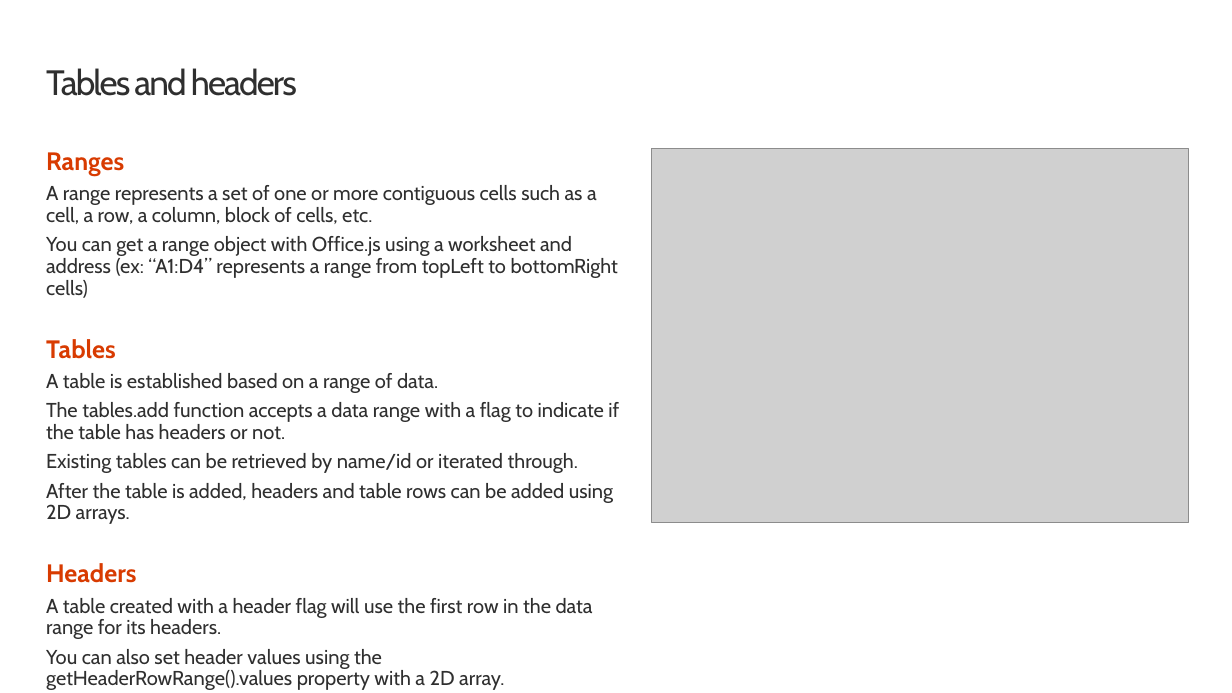
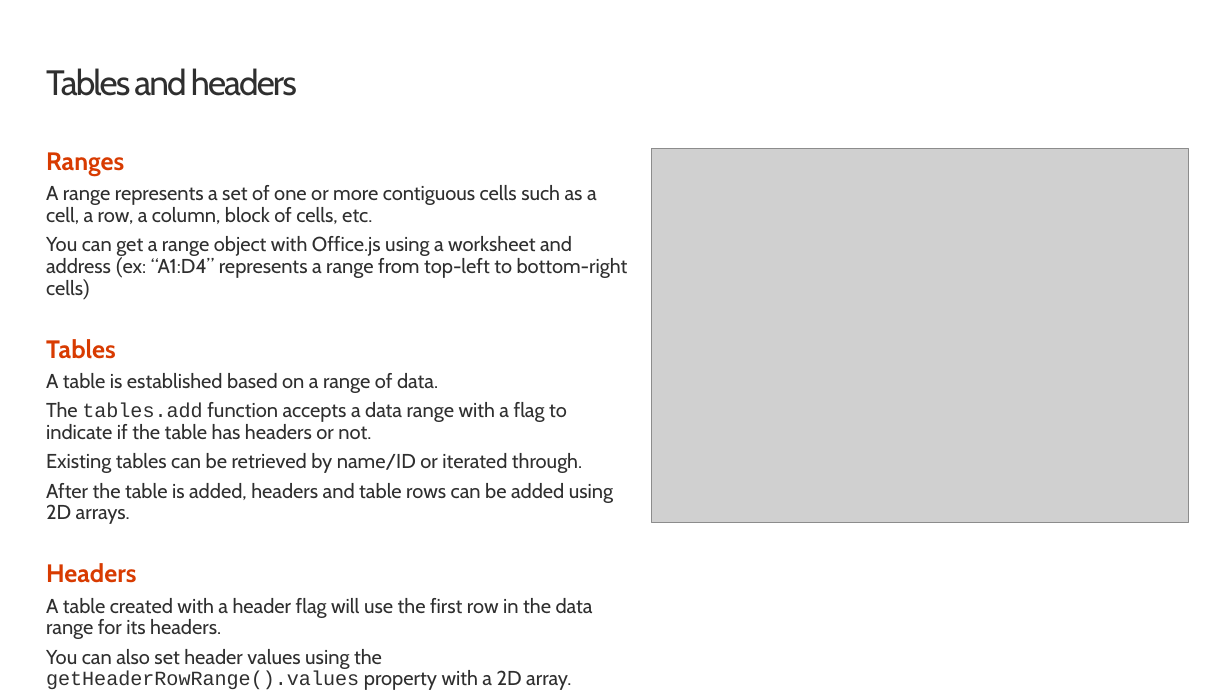
Before and after one commit to OfficeDev/TrainingContent, a slide deck: slide 6 of OfficeAddin/02 Building Add-ins for Microsoft Excel/01 Tables and Charts in Excel Add-ins.pptx. Drawn at 1232x693 pixels with LibreOffice and Linux fonts; fonts in the diff are those of the drawing; grey boxes stand for pictures; background and template pictures are left out. Boxes give left, top, right and bottom in pixels: in the first picture for what was removed or moved away, otherwise in the second. Text is boxed around its words. In the diff, an @@ line names an element or a change of style, - is before the commit and + after.

```diff
--- a/OfficeAddin/02 Building Add-ins for Microsoft Excel/01 Tables and Charts in Excel Add-ins.pptx
+++ b/OfficeAddin/02 Building Add-ins for Microsoft Excel/01 Tables and Charts in Excel Add-ins.pptx
@@ text at box(46, 236, 628, 300): text changed @@
-You can get a range object with Office.js using a worksheet and address (ex: “A1:D4” represents a range from topLeft to bottomRight cells)
+You can get a range object with Office.js using a worksheet and address (ex: “A1:D4” represents a range from top-left to bottom-right cells)
@@ text at box(46, 402, 571, 690): font Cabin to Courier New in "tables.add", "getHeaderRowRange().values" @@
@@ text at box(46, 453, 582, 473): text changed @@
-Existing tables can be retrieved by name/id or iterated through.
+Existing tables can be retrieved by name/ID or iterated through.
```
Also in this commit, not shown: 8 other slides changed, 41 other files.
